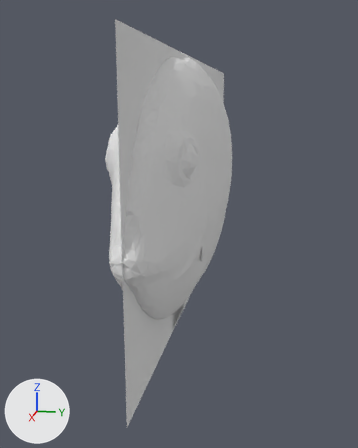
What one commit did to the glTF model public/art/fish/lod/bluetang-gen.glb.
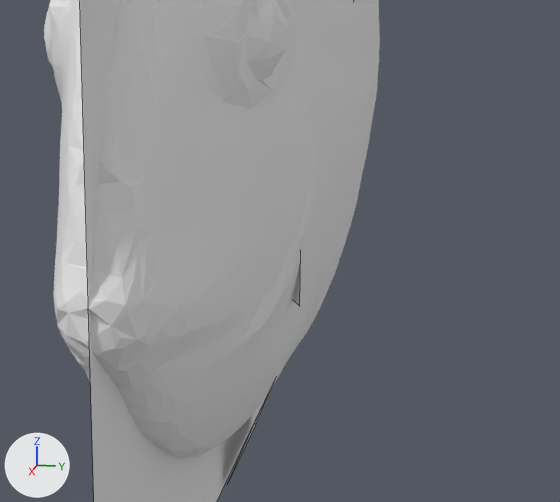
Each version is shown whole from a camera (50 mm lens) standing at (1.013, 0.168, 0.155) and looking at (0.029, -0.029, -0.091), then close up on the part from 25% to 84% of the width and 33% to 75% of the height. The lights are fixed; the arrows at lower left show +X, +Y and +Z. The last two pictures show the newer version. The close-ups show mesh edges as thin lines. Vertices at exactly the same position are counted once.

Objects in the first close-up: 'body', 'card', 'pec_r' and 1 more.
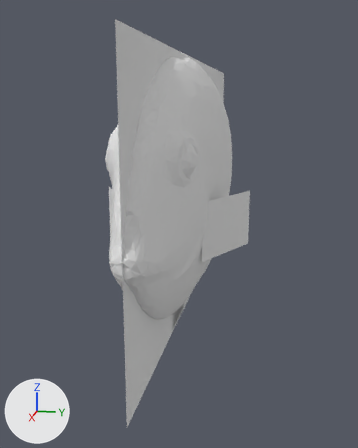
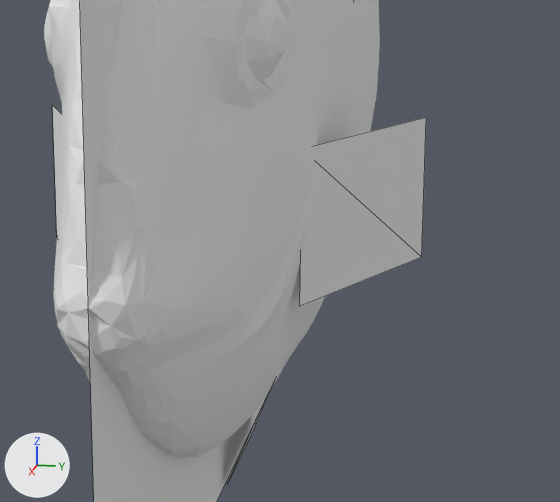
Diff of the bpy script that builds the scene:
```diff
--- a/public/art/fish/lod/bluetang-gen.glb.py
+++ b/public/art/fish/lod/bluetang-gen.glb.py
@@ me_pec_l @@
 # used by ob_pec_l; location = (0.0, 0.0, 0.0)
-me_pec_l.from_pydata(...)  # 4 vertices, 2 faces; spans x 0.1869..0.3031, y -0.0618..0.0, z -0.0802..0.0116
-me_pec_l.vertices[0].co = (0.1869, 0.0, -0.0802)
-me_pec_l.vertices[3].co = (0.1869, 0.0, 0.0116)
+me_pec_l.from_pydata(...)  # 4 vertices, 2 faces; spans x 0.1869..0.3031, y -0.1236..-0.0618, z -0.0802..0.0116
+# me_pec_l part 1
+me_pec_l.vertices[0].co = (0.1869, -0.1236, -0.0802)  # pixel (56, 237)
+me_pec_l.vertices[3].co = (0.1869, -0.1236, 0.0116)  # pixel (52, 104)
 me_pec_l.materials.append(mat_material_2)
@@ me_pec_r @@
 # used by ob_pec_r; location = (0.0, 0.0, 0.0)
-me_pec_r.from_pydata(...)  # 4 vertices, 2 faces; spans x 0.1869..0.3031, y 0.0..0.0618, z -0.0802..0.0116
-me_pec_r.vertices[0].co = (0.1869, 0.0, -0.0802)
-me_pec_r.vertices[3].co = (0.1869, 0.0, 0.0116)
+me_pec_r.from_pydata(...)  # 4 vertices, 2 faces; spans x 0.1869..0.3031, y 0.0618..0.1236, z -0.0802..0.0116
+# me_pec_r part 2
+me_pec_r.vertices[0].co = (0.1869, 0.1236, -0.0802)  # pixel (421, 257)
+me_pec_r.vertices[3].co = (0.1869, 0.1236, 0.0116)  # pixel (426, 117)
 me_pec_r.materials.append(mat_material_2)
```

What differs and where, as boxes [x1, y1, x2, y2] in the close-ups (560 x 502 px):
'pec_r', reshaped (mostly hidden before): before [294, 267, 300, 306]; after [300, 117, 426, 306]
'pec_l', reshaped (not visible before): after [52, 105, 62, 226]
